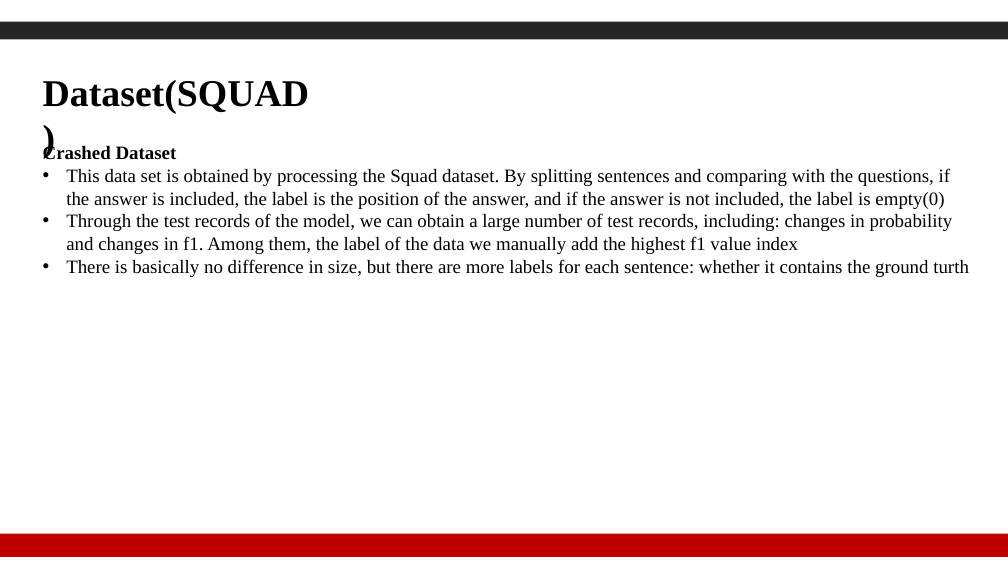
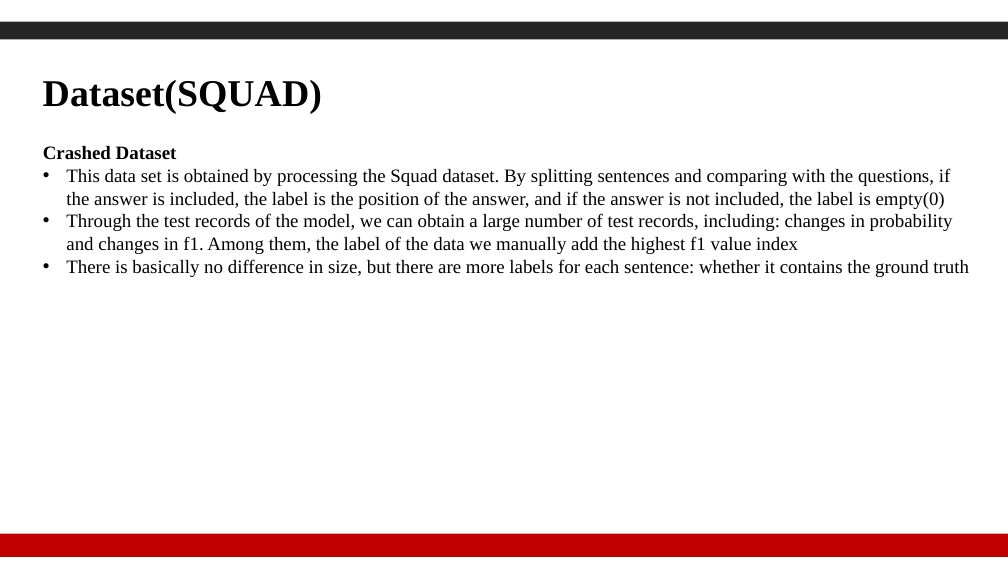
Before and after one commit to Gzk738/GZK_Code, a slide deck: slide 8 of seminar/seminar_2022.06.01.pptx. Drawn at 1008x567 pixels with LibreOffice and Linux fonts; fonts in the diff are those of the drawing; background and template pictures are left out. Boxes give left, top, right and bottom in pixels: in the first picture for what was removed or moved away, otherwise in the second. Text is boxed around its words. In the diff, an @@ line names an element or a change of style, - is before the commit and + after.

```diff
--- a/seminar/seminar_2022.06.01.pptx
+++ b/seminar/seminar_2022.06.01.pptx
@@ text "Dataset(SQUAD)" rewrapped from [43,80,310,114] to [43,80,322,114] @@
@@ text at [66,259,969,277]: text changed @@
-• There is basically no difference in size, but there are more labels for each sentence: whether it contains the ground turth
+• There is basically no difference in size, but there are more labels for each sentence: whether it contains the ground truth
```
Also in this commit, not shown: 11 other slides changed, 4 slides added, 1 slide removed.
